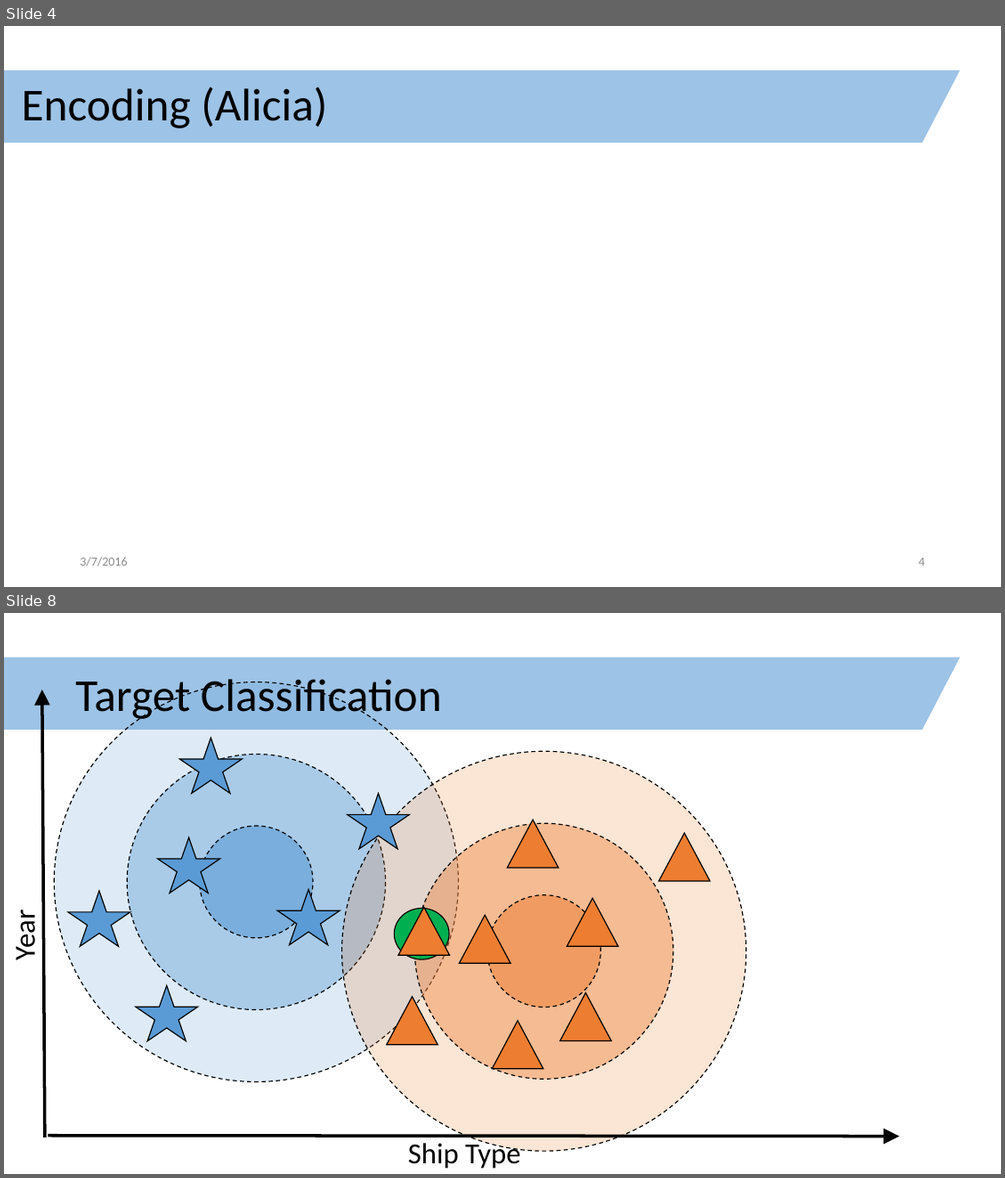
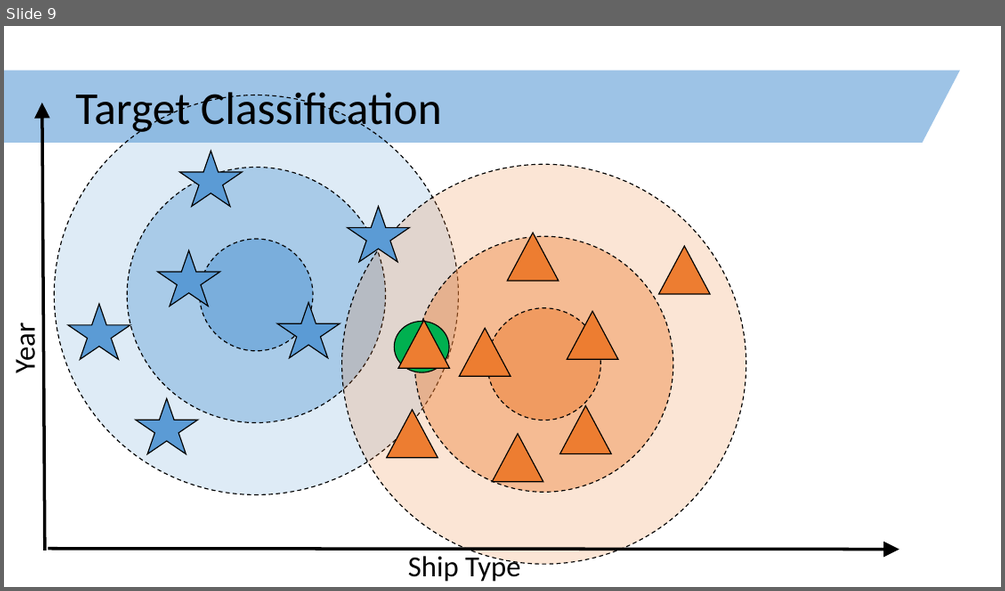
Before and after one commit to clarka34/exploringShipLogbooks, a slide deck: technology_review/technology_review.pptx. Shown one above the other, each under a label of ours: slides 4 and 8 before the commit, slide 9 after it; the slides between them are not shown. The pictures are 1005x1178 and 1005x591 pixels, drawn with LibreOffice and Linux fonts; fonts in the diff are those of the drawing. Boxes give left, top, right and bottom in pixels: in the first picture for what was removed or moved away, otherwise in the second. Text is boxed around its words. In the diff, an @@ line names an element or a change of style, - is before the commit and + after.

```diff
--- a/technology_review/technology_review.pptx
+++ b/technology_review/technology_review.pptx
@@ slide 4 removed at <box>4,26,1001,587</box>, background #FFFFFF; not listed: 1 template element that a slide beside it also shows @@
@@ title removed at <box>22,87,327,128</box> @@
-Encoding (Alicia)
@@ text removed at <box>80,556,127,566</box> @@
-3/7/2016
@@ page number removed at <box>918,557,924,565</box> @@
-4
@@ what was slide 8 is now slide 9 @@
```
Also in this commit, not shown: 6 slides changed, 7 slides added, 2 other slides removed.
